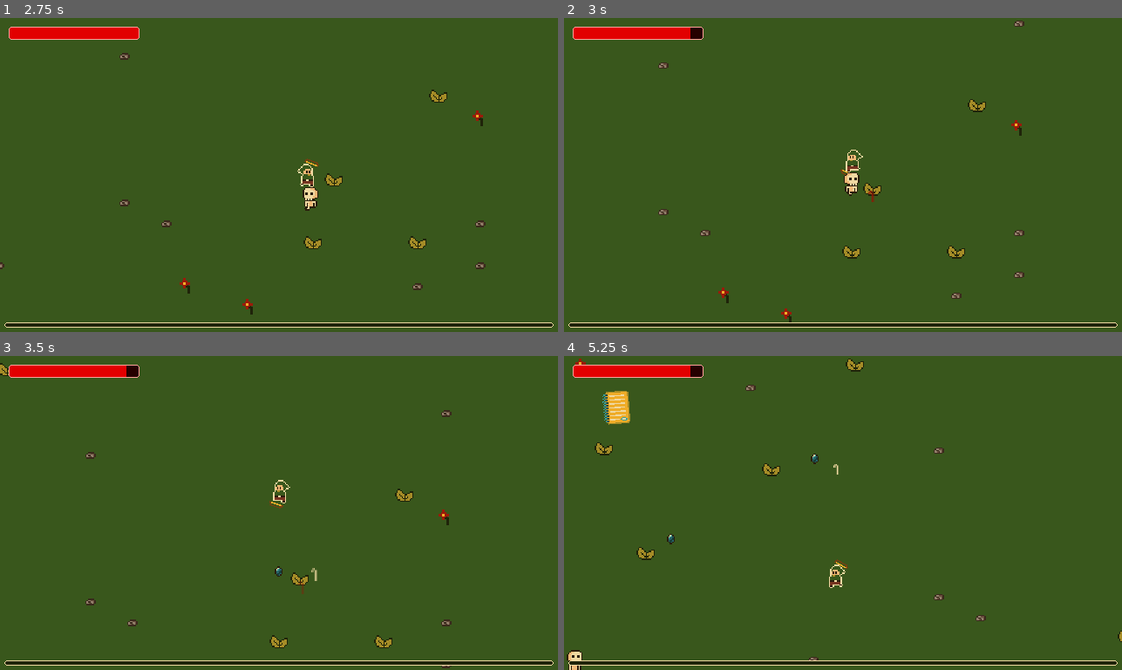
Above: before the commit, frames 1-4 (two rows, left to right).
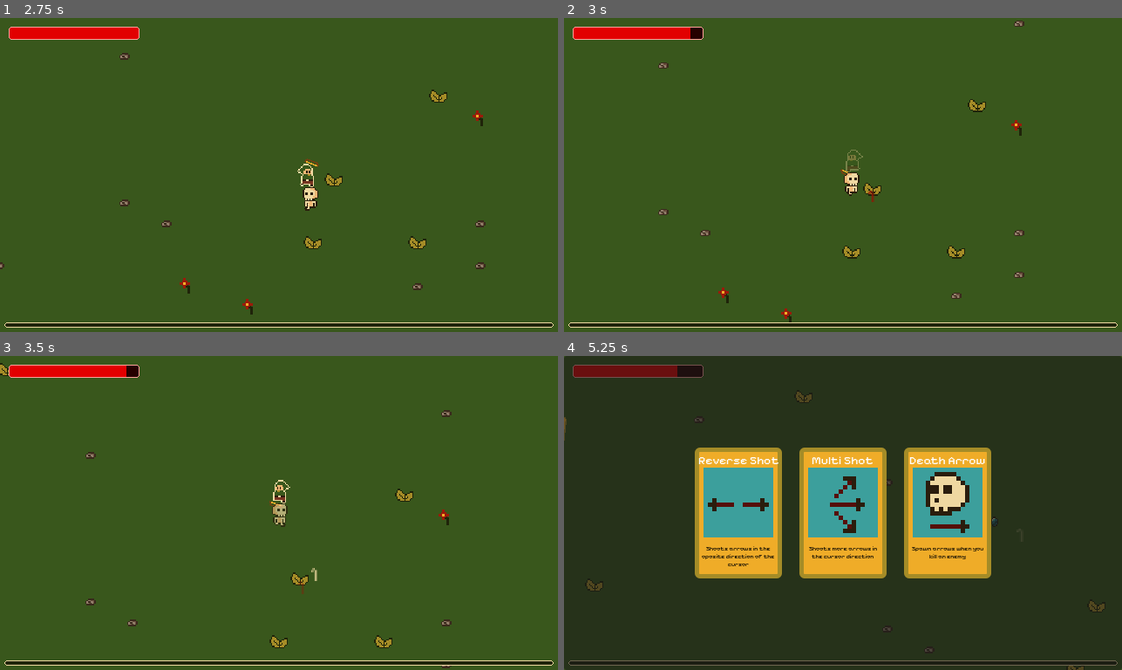
Above: after the commit, the same moments.

Repository: danilomacb/RAMter
Game: Godot game, scene res://Scenes/Game.tscn
Two runs of this game, one before a commit and one after it. Both use one fixed random seed, a clock stepped at 60 frames per second and the inputs below.
Inputs (mouse positions are in pixels of both pictures, inside the frame that each line leads up to):
- Up to frame 1 (2.75 s): move the mouse to (401, 159) at 0.52 s; hold Right (MoveRight) 0.53-1.28 s; tap Space (Dash) at 0.6, 1.35, 2.1 s; move the mouse to (167, 190) at 1.27 s; hold Down (MoveDown) 1.28-2.03 s; move the mouse to (334, 105) at 2.02 s; hold Right (MoveRight) from 2.03 s (still down)
- Up to frame 2 (3 s): move the mouse to (815, 237) at 2.77 s; release Right (MoveRight) at 2.78 s; hold Up (MoveUp) from 2.78 s (still down); tap Space (Dash) at 2.85 s
- Up to frame 3 (3.5 s): keep holding Up (MoveUp)
- Up to frame 4 (5.25 s): move the mouse to (1010, 560) at 3.52 s; release Up (MoveUp) at 3.53 s; hold Left (MoveLeft) 3.53-5.03 s; tap Space (Dash) at 3.6, 4.35, 5.1 s; move the mouse to (675, 465) at 4.27 s; move the mouse to (870, 513) at 5.02 s; hold Down (MoveDown) from 5.03 s (still down)

Frame 1 is identical in both runs. In frame 2, less than 0.1% of the frame differs, in the area x 50-54%, y 41-50%; in frame 3, 0.2%; in frame 4, 98%, in the area x 0-100%, y 0-100%.

Commit message:
blink implemented on hp

Diff:
--- a/Prefabs/Enemy.tscn
+++ b/Prefabs/Enemy.tscn
@@ -59,11 +59,11 @@
 script = ExtResource("1_8tgep")
 moveSpeed = 100.0
 flip = true
-animatedSprite2D = NodePath("AnimatedSprite2D")
+animatedSprite2D = NodePath("Sprite")
 damage = 1
 timer = NodePath("Timer")
 
-[node name="AnimatedSprite2D" type="AnimatedSprite2D" parent="."]
+[node name="Sprite" type="AnimatedSprite2D" parent="."]
 sprite_frames = SubResource("SpriteFrames_qwq2m")
 animation = &"Walk"
 autoplay = "Walk"
@@ -82,7 +82,9 @@
 
 [node name="Hp" parent="." instance=ExtResource("3_1owpo")]
 hpType = 1
-maxHp = 1.0
+maxHp = 2.0
+invulnerabilityTime = 0.0
+expToDrop = 0
 
 [node name="Timer" type="Timer" parent="."]
 
--- a/Prefabs/Player.tscn
+++ b/Prefabs/Player.tscn
@@ -115,11 +115,11 @@
 shootTimer = NodePath("ShootTimer")
 dashTimer = NodePath("DashTimer")
 dashCooldownTimer = NodePath("DashCooldownTimer")
-animatedSprite2d = NodePath("AnimatedSprite2D")
+animatedSprite2d = NodePath("Sprite")
 bow = NodePath("Bow")
 hp = NodePath("Hp")
 
-[node name="AnimatedSprite2D" type="AnimatedSprite2D" parent="."]
+[node name="Sprite" type="AnimatedSprite2D" parent="."]
 sprite_frames = SubResource("SpriteFrames_pvucm")
 animation = &"Walk"
 autoplay = "Idle"
--- a/Prefabs/Tiilibra.tscn
+++ b/Prefabs/Tiilibra.tscn
@@ -53,10 +53,10 @@
 collision_mask = 4
 script = ExtResource("1_5o8ic")
 moveSpeed = 50.0
+damage = 2
 timer = NodePath("Timer")
-damage = 2
 
-[node name="Sprite2D" type="Sprite2D" parent="."]
+[node name="Sprite" type="Sprite2D" parent="."]
 texture = ExtResource("2_dpwsf")
 
 [node name="CollisionShape2D" type="CollisionShape2D" parent="."]
--- a/Scripts/Hp.gd
+++ b/Scripts/Hp.gd
@@ -18,11 +18,15 @@
 
 var rng = RandomNumberGenerator.new()
 
+var blinkTime: float = 0.05
+
 func _ready():
 	get_tree().paused = false
 
 func TakeDamage(damage):
 	curHp -= damage
+
+	Blink()
 
 	var instantiatedDamageIndicator = damageIndicator.instantiate()
 	instantiatedDamageIndicator.label.text = str(damage)
@@ -36,6 +40,14 @@
 
 	if curHp <= 0:
 		Death()
+
+func Blink():
+	var sprite = get_parent().get_node("Sprite")
+	var tween = create_tween()
+
+	for i in 5:
+		tween.tween_property(sprite, "modulate", Color.TRANSPARENT, blinkTime)
+		tween.tween_property(sprite, "modulate", Color.WHITE, blinkTime)
 
 func Death():
 	if hpType == HpType.Player:
